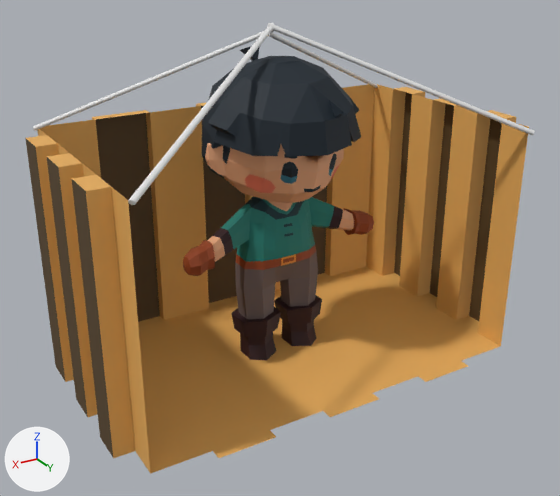
Renders of the FBX model assets/models/basket.fbx from each side of a commit.
Rendered twice from a 50 mm lens placed at (3.12, 5.19, 3.55), pointed at (0.09, 0.15, 1.03). The axes (+X, +Y, +Z) are drawn at lower left. The lights are the same throughout. Where no turn or scale is listed for an object, it has been applied to the vertices.
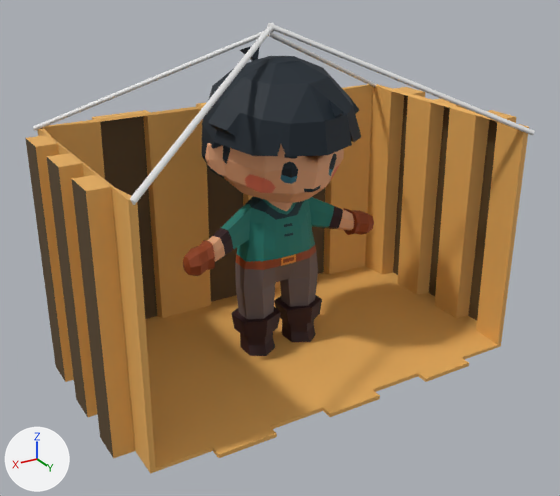
The newer file is also turned or shifted as a whole; pictures and numbers use the older file's frame.

The change, as JSON lines over the scene's bpy script:
```json
{"block": "me_cube_001", "where": "# used by ob_cube; location = (-0.008, 0.025, 1.007)"}
{"op": "remove", "block": "me_cube_001", "code": "me_cube_001.from_pydata(...)  # 128 vertices, 109 faces; spans x -1.83..1.83, y -1.1..1.1, z -1.0..1.0"}
{"op": "add", "block": "me_cube_001", "code": "me_cube_001.from_pydata(...)  # 256 vertices, 254 faces; spans x -1.83..1.83, y -1.1..1.1, z -1.0..1.0"}
{"block": "me_cube_001", "change": "me_cube_001 part 1"}
{"block": "me_cube_001", "change": "64 vertices are added at x -1.65..1.8, y -0.99..1.1, z -0.98..1.0"}
{"block": "me_cube_001", "change": "6 new vertices lie (0.0, -0.29, 0.0) away from vertices in x -1.19..1.19, y 1.0, z -0.97"}
{"block": "me_cube_001", "change": "6 new vertices lie (0.0, -0.28, 0.0) away from vertices in x -1.19..1.19, y 0.71, z -0.97"}
{"block": "me_cube_001", "change": "6 new vertices lie (0.0, -0.29, 0.0) away from vertices in x -1.19..1.19, y 0.43, z -0.97"}
{"block": "me_cube_001", "change": "6 new vertices lie (0.0, -0.28, 0.0) away from vertices in x -1.19..1.19, y 0.14, z -0.97"}
{"block": "me_cube_001", "change": "6 new vertices lie (0.0, -0.29, 0.0) away from vertices in x -1.19..1.19, y -0.14, z -0.97"}
{"block": "me_cube_001", "change": "6 new vertices lie (0.0, -0.28, 0.0) away from vertices in x -1.19..1.19, y -0.43, z -0.97"}
{"block": "me_cube_001", "change": "6 new vertices lie (0.0, -0.1, 0.0) away from vertices in x -1.16..1.16, y -0.98, z 0.98"}
{"block": "me_cube_001", "change": "6 new vertices lie (0.0, 0.0, -1.96) away from vertices in x -1.16..1.16, y -1.08, z 0.98"}
{"block": "me_cube_001", "change": "5 new vertices lie (-0.16, 0.0, 0.0) away from vertices in x -1.64, y -0.7..0.45, z 0.98"}
{"block": "me_cube_001", "change": "5 new vertices lie (0.0, 0.25, 0.0) away from vertices in x -1.8..1.8, y 0.45, z -0.98..0.98"}
{"block": "me_cube_001", "change": "6 new vertices lie (0.0, 0.0, -1.96) away from vertices in x -1.8, y -0.7..0.7, z 0.98"}
{"block": "me_cube_001", "change": "136 new faces join them, mat_material_004 (orange #e7ad5c)"}
{"block": "me_cube_001", "change": "9 new faces join them, mat_material_005 (brown #574123)"}
```

Boxes (x1, y1, x2, y2) around the edits, measured in the pictures (560 x 496 px):
```json
{"part": 1, "of": "me_cube_001", "change": "added", "after": [40, 84, 529, 474], "on screen": "brown"}
```
